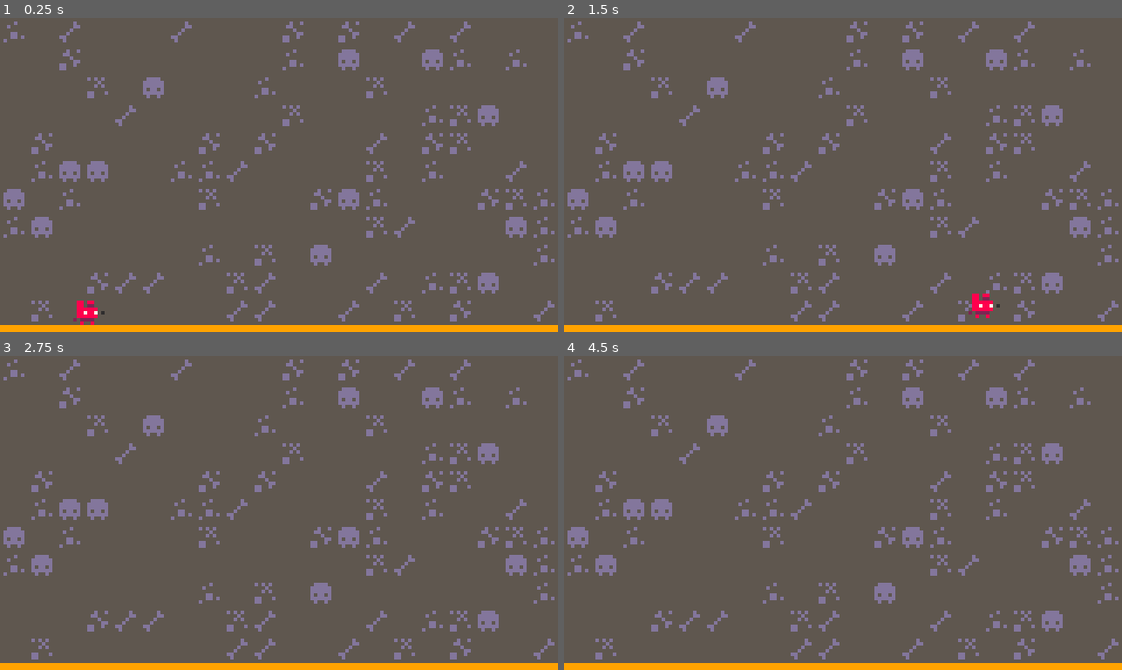
Above: before the commit, frames 1-4 (two rows, left to right).
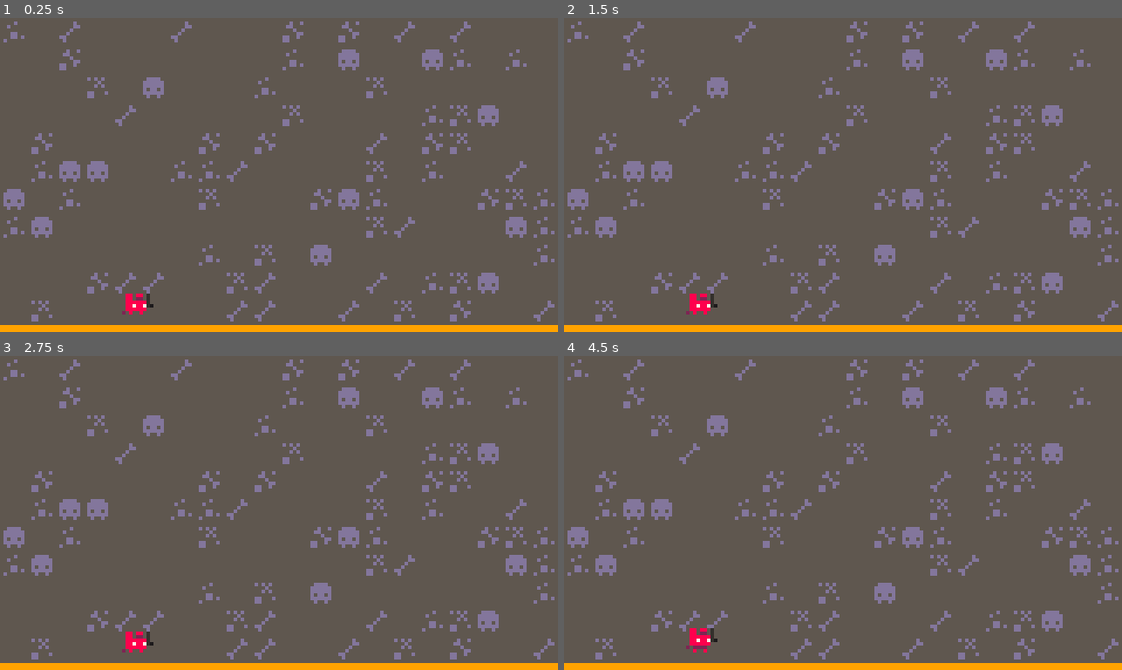
Above: after the commit, the same moments.

Repository: sins621/mini_games
Game: Godot game, scene res://main.tscn
Two runs of this game, one before a commit and one after it. Both use one fixed random seed, a clock stepped at 60 frames per second and the inputs below.
Inputs:
- Up to frame 1 (0.25 s): no input
- Up to frame 2 (1.5 s): hold D (right) from 0.53 s (still down); tap W (jump) at 0.6, 0.77, 1.07, 1.35 s
- Up to frame 3 (2.75 s): tap W (jump) at 1.52, 1.82, 2.1 s; release D (right) at 2.03 s; hold A (left) from 2.03 s (still down)
- Up to frame 4 (4.5 s): release A (left) at 2.78 s; hold D (right) 2.78-4.28 s; tap W (jump) at 2.85, 3.02, 3.32, 3.6, 3.77, 4.07, 4.35 s; tap Enter at 4.25 s; hold A (left) from 4.28 s (still down)

The runs differ from the first frame. In frame 1, 0.5% of the frame differs, in the area x 13-28%, y 87-98%; in frame 2, 0.5%; in frame 3, 0.2%; in frame 4, 0.3%.
Error after the commit: Invalid access to property or key 'enter' on a base object of type 'Nil'. (res://players/bob/bob.gd:29)

Commit message:
feat: working on state-machien

Diff:
--- a/jumping_the_gun/bob.gd
+++ /dev/null
@@ -1,28 +0,0 @@
-extends CharacterBody2D
-
-const SPEED = 100.0
-const JUMP_VELOCITY = -200.0
-@onready var sprite: Sprite2D = $Sprite2D
-
-func _process(delta):
-	# Add the gravity.
-	if not is_on_floor():
-		velocity += get_gravity() * delta
-
-	# Get the input direction and handle the movement/deceleration.
-	# As good practice, you should replace UI actions with custom gameplay actions.
-	var direction = Input.get_axis("left", "right")
-	if direction:
-		velocity.x = direction * SPEED
-		if direction > 0:
-			sprite.flip_h = false
-		else:
-			sprite.flip_h = true
-	else:
-		velocity.x = move_toward(velocity.x, 0, SPEED)
-
-	move_and_slide()
-
-func _physics_process(_delta):
-	if Input.is_action_just_pressed("jump") and is_on_floor():
-		velocity.y = JUMP_VELOCITY
--- a/jumping_the_gun/bob.tscn
+++ /dev/null
@@ -1,16 +0,0 @@
-[gd_scene load_steps=3 format=3 uid="uid://cf5cwc0pv7dcw"]
-
-[ext_resource type="Texture2D" uid="uid://d2m7j7t35a240" path="res://players/joe/idle.png" id="1_uk0nh"]
-
-[sub_resource type="RectangleShape2D" id="RectangleShape2D_uk0nh"]
-size = Vector2(6, 5)
-
-[node name="Bob" type="CharacterBody2D"]
-position = Vector2(30, 74)
-
-[node name="Sprite2D" type="Sprite2D" parent="."]
-texture = ExtResource("1_uk0nh")
-
-[node name="CollisionShape2D" type="CollisionShape2D" parent="."]
-position = Vector2(0, 1.5)
-shape = SubResource("RectangleShape2D_uk0nh")
--- a/jumping_the_gun/main.tscn
+++ b/jumping_the_gun/main.tscn
@@ -1,15 +1,13 @@
-[gd_scene load_steps=5 format=3 uid="uid://b4og2y02jypo4"]
+[gd_scene load_steps=4 format=3 uid="uid://b4og2y02jypo4"]
 
 [ext_resource type="Script" uid="uid://bbyhkcg0xb54c" path="res://main.gd" id="1_ig7tw"]
 [ext_resource type="PackedScene" uid="uid://bkdetilcs10et" path="res://levels/level1.tscn" id="2_0xm2m"]
-[ext_resource type="PackedScene" uid="uid://cf5cwc0pv7dcw" path="res://bob.tscn" id="3_h2yge"]
-[ext_resource type="Script" uid="uid://dm4jnnku1s0b4" path="res://bob.gd" id="4_1bvp3"]
+[ext_resource type="PackedScene" uid="uid://cf5cwc0pv7dcw" path="res://players/bob/bob.tscn" id="3_h2yge"]
 
 [node name="Main" type="Node"]
 script = ExtResource("1_ig7tw")
 
 [node name="Level1" parent="." instance=ExtResource("2_0xm2m")]
 
-[node name="Bob" parent="Level1" instance=ExtResource("3_h2yge")]
-position = Vector2(25, 82)
-script = ExtResource("4_1bvp3")
+[node name="Bob" parent="." instance=ExtResource("3_h2yge")]
+position = Vector2(39, 81)
--- /dev/null
+++ b/jumping_the_gun/players/bob/bob.gd
@@ -0,0 +1,30 @@
+extends CharacterBody2D
+
+@onready var sprite: AnimatedSprite2D = $AnimatedSprite2D
+
+var state
+var states = {}
+
+func _ready():
+	states = {
+		"idle": preload("./states/idle.gd").new(),
+		"move": preload("./states/run.gd").new(),
+		"jump": preload("./states/jump.gd").new()
+	}
+	change_state("idle")
+
+func _physics_process(delta):
+	if not is_on_floor():
+		velocity += get_gravity() * delta
+
+func _process(delta):
+	state.update(self, delta)
+	move_and_slide()
+
+
+func change_state(new_state: String):
+	if state and state.exit:
+		state.exit(self)
+		state = states[new_state]
+	if state.enter:
+		state.enter(self)
--- /dev/null
+++ b/jumping_the_gun/players/bob/bob.tscn
@@ -0,0 +1,72 @@
+[gd_scene load_steps=12 format=3 uid="uid://cf5cwc0pv7dcw"]
+
+[ext_resource type="Texture2D" uid="uid://d2m7j7t35a240" path="res://players/joe/idle.png" id="1_uk0nh"]
+[ext_resource type="Script" uid="uid://dm4jnnku1s0b4" path="res://players/bob/bob.gd" id="1_yk0ft"]
+[ext_resource type="Texture2D" uid="uid://bnxe4vmkj5r4o" path="res://players/joe/run.png" id="3_3twdb"]
+[ext_resource type="Texture2D" uid="uid://cv3oi36h2pob8" path="res://players/joe/jump.png" id="3_fhv3v"]
+[ext_resource type="Script" uid="uid://dh1tcfjvvkrdf" path="res://players/bob/bob_animations.gd" id="5_iu2gg"]
+
+[sub_resource type="AtlasTexture" id="AtlasTexture_yk0ft"]
+atlas = ExtResource("1_uk0nh")
+region = Rect2(0, 0, 12, 12)
+
+[sub_resource type="AtlasTexture" id="AtlasTexture_3twdb"]
+atlas = ExtResource("1_uk0nh")
+region = Rect2(12, 0, 12, 12)
+
+[sub_resource type="AtlasTexture" id="AtlasTexture_fhv3v"]
+atlas = ExtResource("3_3twdb")
+region = Rect2(0, 0, 12, 12)
+
+[sub_resource type="AtlasTexture" id="AtlasTexture_iu2gg"]
+atlas = ExtResource("3_3twdb")
+region = Rect2(12, 0, 12, 12)
+
+[sub_resource type="SpriteFrames" id="SpriteFrames_fhv3v"]
+animations = [{
+"frames": [{
+"duration": 1.0,
+"texture": SubResource("AtlasTexture_yk0ft")
+}, {
+"duration": 1.0,
+"texture": SubResource("AtlasTexture_3twdb")
+}],
+"loop": true,
+"name": &"idle",
+"speed": 5.0
+}, {
+"frames": [{
+"duration": 1.0,
+"texture": ExtResource("3_fhv3v")
+}],
+"loop": false,
+"name": &"jump",
+"speed": 5.0
+}, {
+"frames": [{
+"duration": 1.0,
+"texture": SubResource("AtlasTexture_fhv3v")
+}, {
+"duration": 1.0,
+"texture": SubResource("AtlasTexture_iu2gg")
+}],
+"loop": true,
+"name": &"run",
+"speed": 5.0
+}]
+
+[sub_resource type="RectangleShape2D" id="RectangleShape2D_uk0nh"]
+size = Vector2(6, 5)
+
+[node name="Bob" type="CharacterBody2D"]
+script = ExtResource("1_yk0ft")
+
+[node name="AnimatedSprite2D" type="AnimatedSprite2D" parent="."]
+sprite_frames = SubResource("SpriteFrames_fhv3v")
+animation = &"idle"
+autoplay = "idle"
+script = ExtResource("5_iu2gg")
+
+[node name="CollisionShape2D" type="CollisionShape2D" parent="."]
+position = Vector2(0, 1.5)
+shape = SubResource("RectangleShape2D_uk0nh")
--- /dev/null
+++ b/jumping_the_gun/players/bob/bob_animations.gd
@@ -0,0 +1,16 @@
+extends AnimatedSprite2D
+
+enum Anim {
+	IDLE,
+	RUN,
+	JUMP
+}
+
+const ANIM_NAMES = {
+	Anim.IDLE: "idle",
+	Anim.RUN: "run",
+	Anim.JUMP: "jump"
+}
+
+func play_animation(anim: Anim):
+	self.play(ANIM_NAMES[anim])
--- /dev/null
+++ b/jumping_the_gun/players/bob/states/idle.gd
@@ -0,0 +1,26 @@
+extends CharacterBody2D
+
+enum Anim {
+	IDLE,
+	RUN,
+	JUMP
+}
+
+const ANIM_NAMES = {
+	Anim.IDLE: "idle",
+	Anim.RUN: "run",
+	Anim.JUMP: "jump"
+}
+
+func enter(player):
+	player.velocity = Vector2.ZERO
+	player.sprite.play_animation(Anim.IDLE)
+
+func update(player, _delta):
+	if Input.is_action_pressed("right") or Input.is_action_pressed("left"):
+		player.change_state("move")
+	if Input.is_action_just_pressed("jump"):
+			player.change_state("jump")
+
+func exit(_player):
+	pass
--- /dev/null
+++ b/jumping_the_gun/players/bob/states/jump.gd
@@ -0,0 +1,16 @@
+extends Node
+
+const JUMP_VELOCITY = -200.0
+
+func enter(player):
+	if Input.is_action_just_pressed("jump") and player.is_on_floor():
+		player.velocity.y = JUMP_VELOCITY
+
+func update(player, delta):
+	if not player.is_on_floor():
+		player.velocity += player.get_gravity() * delta
+	else:
+		player.change_state("idle")
+
+func exit(_player):
+	pass
--- /dev/null
+++ b/jumping_the_gun/players/bob/states/run.gd
@@ -0,0 +1,27 @@
+extends Node
+
+const SPEED = 100.0
+
+func enter(_player):
+	pass
+
+func update(player, _delta):
+	print("State RUN")
+
+	if Input.is_action_just_pressed("jump"):
+			player.change_state("jump")
+
+	var direction = 0.0
+	if Input.is_action_pressed("right"):
+		direction += 1
+	if Input.is_action_pressed("left"):
+		direction -= 1
+
+	player.velocity.x = direction * SPEED
+	player.move_and_slide()
+
+	if direction == 0:
+		player.change_state("idle")
+
+func exit(_player):
+	pass
Renamed: jumping_the_gun/bob.gd.uid -> jumping_the_gun/players/bob/bob.gd.uid
Not shown, added: jumping_the_gun/players/bob/bob_animations.gd.uid
Binary file changed: jumping_the_gun/players/bob/idle.png
Binary file changed: jumping_the_gun/players/bob/jump.png
Not shown, added: jumping_the_gun/players/bob/states/idle.gd.uid
Not shown, added: jumping_the_gun/players/bob/states/jump.gd.uid
Not shown, added: jumping_the_gun/players/bob/states/run.gd.uid
Binary file added: jumping_the_gun/players/joe/idle.ase
Binary file changed: jumping_the_gun/players/joe/idle.png
Binary file changed: jumping_the_gun/players/joe/jump.png
Binary file added: jumping_the_gun/players/joe/run.ase
Binary file added: jumping_the_gun/players/joe/run.png
(and 2 more such lines)
